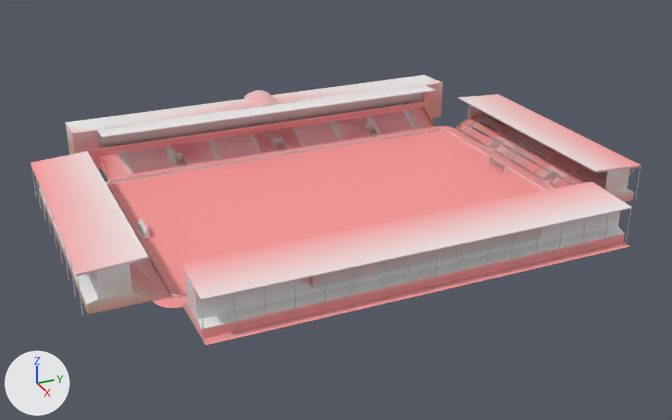
The Blender file source/LSV_stadium.blend: old version first, new version second.
One viewpoint serves both versions: a 50 mm lens placed at (218.1, -96.6, 104.1), pointed at (4.5, -0.5, -2.7). Arrows for +X, +Y and +Z are at lower left; the lights stay in place. The first picture is the older version.

Objects in the first picture: 'NA_LSVStadium_Base'.
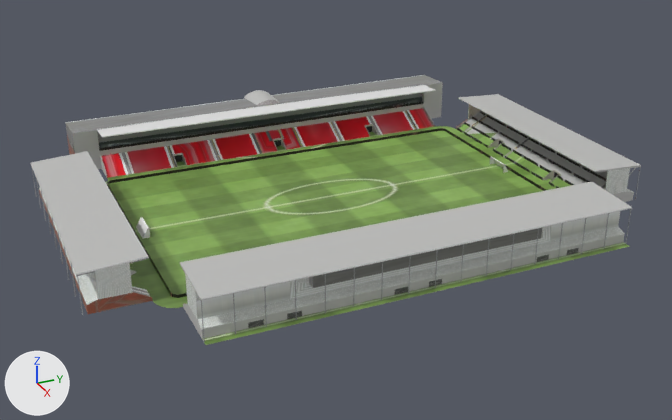
Edits to the bpy script that builds the scene:
```text
Add img_na_lsvstadium_base_basecolormap_png:
    img_na_lsvstadium_base_basecolormap_png = load_image('NA_LSVStadium_Base_BaseColorMap.png', '../art_project/LeighSportsVillage/LSV_Stadium/NA_LSVStadium_Base_BaseColorMap.png', 2048, 2048, 'sRGB')
Change mat_base:
    remove n2 = _N.new('ShaderNodeVertexColor'); n2.name = 'Color Attribute'
    add n3 = _N.new('ShaderNodeTexImage'); n3.name = 'Image Texture'
    add n3.image = img_na_lsvstadium_base_basecolormap_png
    where n1 = _N.new('ShaderNodeBsdfPrincipled'); n1.name = 'Principled BSDF'
    remove _L.new(n2.outputs[0], n1.inputs[0])  # 'Color' to 'Base Color'
    add _L.new(n3.outputs[0], n1.inputs[0])  # 'Color' to 'Base Color'
Change me_na_lsvstadium_base:
    used by ob_na_lsvstadium_base; location = (0.0, 0.0, 0.0)
    remove me_na_lsvstadium_base.from_pydata(...)  # 7502 vertices, 16645 faces; spans x -60.0..60.0, y -75.0..75.0, z 0.0..13.0
    add me_na_lsvstadium_base.from_pydata(...)  # 49941 vertices, 16647 faces; spans x -60.0..60.0, y -75.0..75.0, z 0.0..13.0
    me_na_lsvstadium_base part 1: 244 vertices moved within x -60.0..54.0, y -71.0..71.0, z 0.0..13.0; 42439 vertices added at x -60.0..60.0, y -75.0..75.0, z 0.0..13.0
    remove me_na_lsvstadium_base.materials.append(mat_defaultmaterial_001)
    remove me_na_lsvstadium_base.materials.append(mat_defaultmaterial_002)
    remove me_na_lsvstadium_base.materials.append(mat_defaultmaterial_003)
```

Boxes [x1, y1, x2, y2] around the edits, measured in the pictures (672 x 420 px):
'NA_LSVStadium_Base', surface changed (darker): [30, 75, 641, 345] in both
part 1 of me_na_lsvstadium_base, reshaped: before [105, 84, 606, 305]; after [31, 75, 641, 345]
